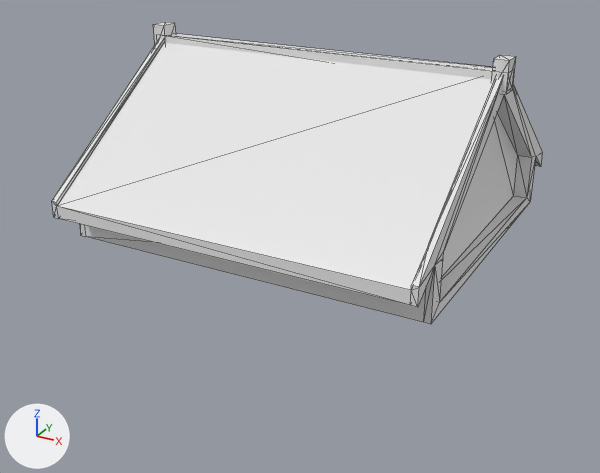
The COLLADA model maori/art/meshes/structures/maor/Maori_Civic_Center.dae, before and after one commit.
The view is the same before and after, from a camera (50 mm lens) standing at (26.2, -49.0, 22.7) and looking at (0.5, -2.2, -0.7). The axes (+X, +Y, +Z) are drawn at lower left. The lights are the same throughout. The first picture is the older version. Mesh edges are drawn as thin lines. Materials are left out; every surface is plain grey.
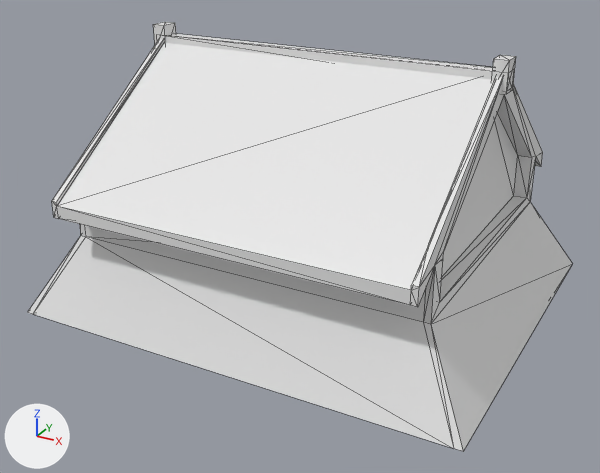
Where the change shows, as pixel boxes (x1, y1, x2, y2) in the pictures (600 x 473 px):
'Cube.003', reshaped (11% wider, 42% taller)
    before: (52, 22, 543, 324)
    after: (28, 22, 572, 452)
part 1 of me_cube_003, built on
    after: (28, 202, 572, 452)

Patch to the scene script:
```diff
--- a/maori/art/meshes/structures/maor/Maori_Civic_Center.dae.py
+++ b/maori/art/meshes/structures/maor/Maori_Civic_Center.dae.py
@@ me_cube_003 @@
 # used by ob_cube_003; location = (0.0, 0.0, 0.0)
-me_cube_003.from_pydata(...)  # 123 vertices, 230 faces; spans x -12.4..13.5, y -12.8..12.8, z 0.0..12.7
+me_cube_003.from_pydata(...)  # 131 vertices, 246 faces; spans x -15.3..16.5, y -13.2..13.2, z -5.5..12.7
+# me_cube_003 part 1
+# 6 faces are deleted
+# 8 vertices are added at x -15.3..16.5, y -13.2..13.2, z -5.5
+# 22 new faces join them
```
